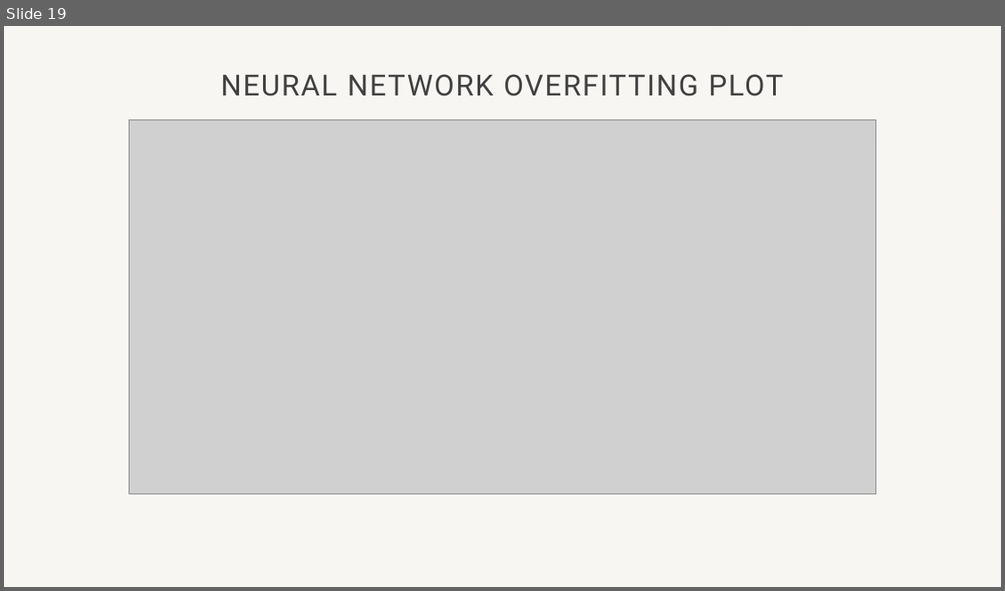
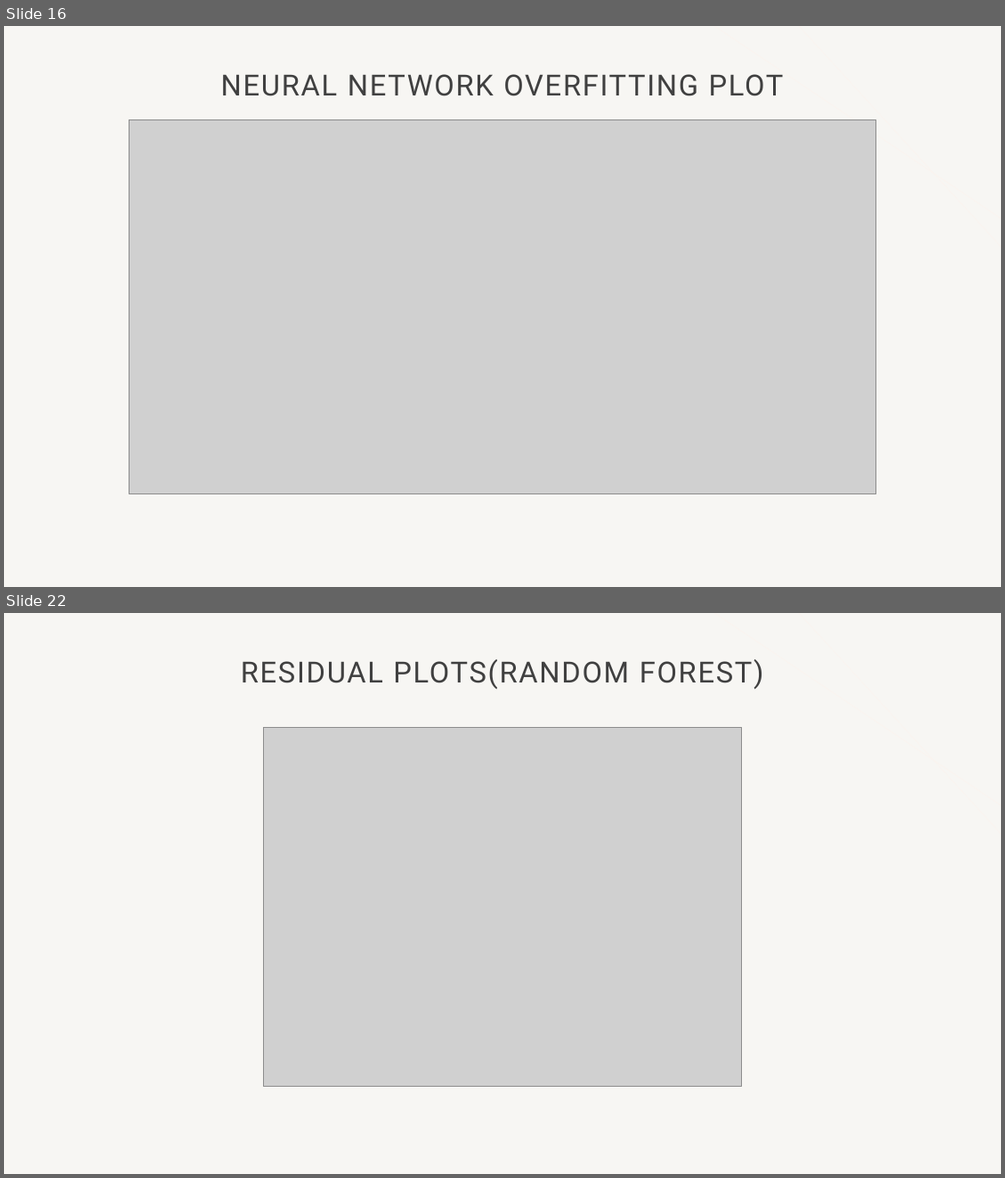
Before and after one commit to Vitalijs-Tickovs/Training_For_Accenture, a slide deck: Bike_Project/Mini project.pptx. Shown one above the other, each under a label of ours: slide 19 before the commit, slides 16 and 22 after it; the slides between them are not shown. The pictures are 1005x591 and 1005x1178 pixels, drawn with LibreOffice and Linux fonts; fonts in the diff are those of the drawing; grey boxes stand for pictures; background and template pictures are left out. Boxes give left, top, right and bottom in pixels: in the first picture for what was removed or moved away, otherwise in the second. Text is boxed around its words. In the diff, an @@ line names an element or a change of style, - is before the commit and + after.

```diff
--- a/Bike_Project/Mini project.pptx
+++ b/Bike_Project/Mini project.pptx
@@ slide 22 added at [4,613,1001,1174], background #F7F6F3; not listed: 2 template elements that a slide beside it also shows @@
@@ title added at [241,659,764,690], 28 pt, text #404040 @@
+RESIDUAL PLOTS(RANDOM FOREST)
@@ picture added at [264,728,742,1086] @@
@@ what was slide 19 is now slide 16 @@
```
Also in this commit, not shown: 5 slides changed, 13 other slides added, 10 slides removed, 1 other file.
